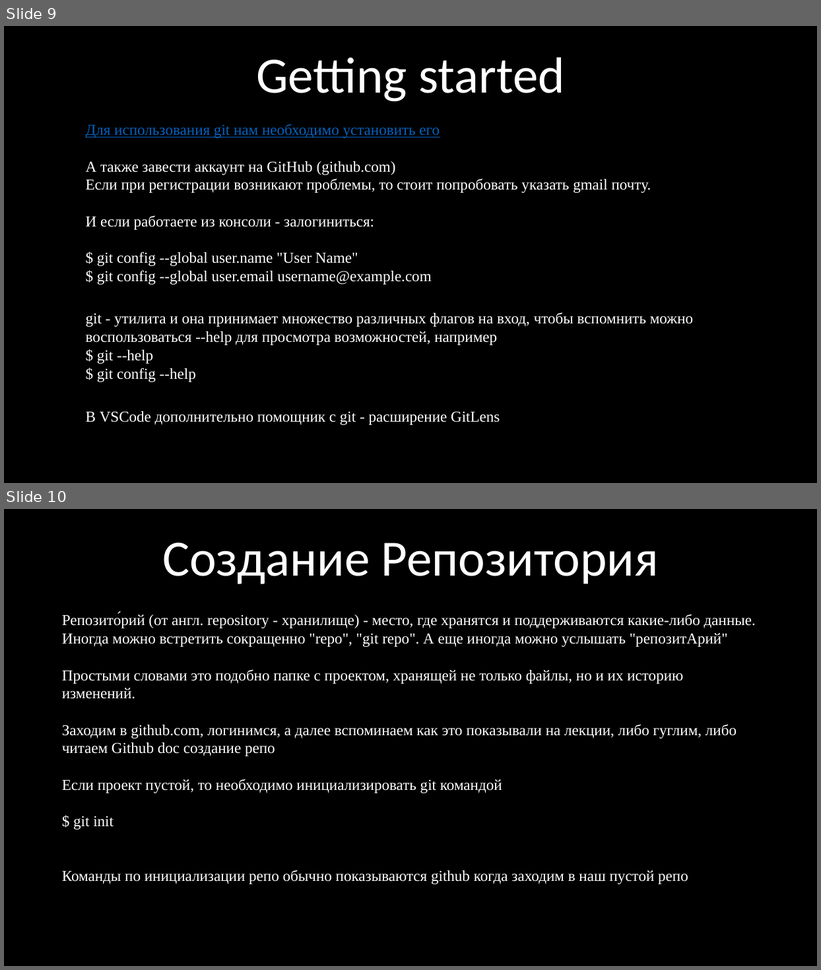
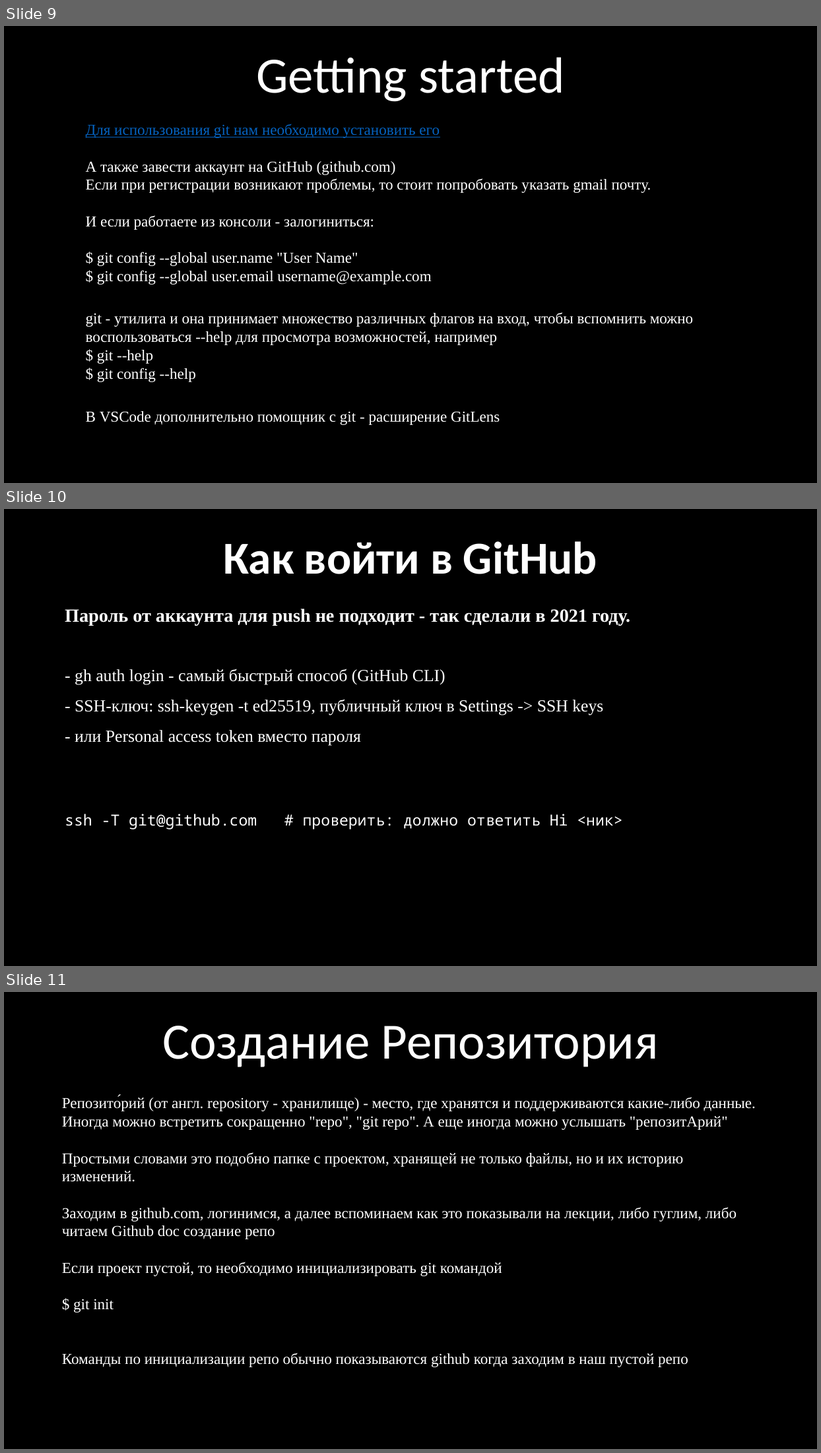
Before and after one commit to kruffka/C-Programming, a slide deck: 9_git/9_git.pptx. Shown one above the other, each under a label of ours: slides 9 and 10 before the commit, slides 9, 10 and 11 after it. The pictures are 821x970 and 821x1453 pixels, drawn with LibreOffice and Linux fonts; fonts in the diff are those of the drawing. Boxes give left, top, right and bottom in pixels: in the first picture for what was removed or moved away, otherwise in the second. Text is boxed around its words. In the diff, an @@ line names an element or a change of style, - is before the commit and + after.

```diff
--- a/9_git/9_git.pptx
+++ b/9_git/9_git.pptx
@@ slide 10 added at (4,509,817,966), background #000000 @@
@@ title added at (223,541,597,574), 54 pt, text #FFFFFF, bold @@
+Как войти в GitHub
@@ text added at (65,609,630,625), 22 pt, text #FFFFFF, bold @@
+Пароль от аккаунта для push не подходит - так сделали в 2021 году.
@@ text added at (75,669,603,746), 20 pt, text #FFFFFF @@
+- gh auth login - самый быстрый способ (GitHub CLI)
+- SSH-ключ: ssh-keygen -t ed25519, публичный ключ в Settings -> SSH keys
+- или Personal access token вместо пароля
@@ text added at (65,814,622,830), 18 pt, text #FFFFFF @@
+ssh -T git@github.com # проверить: должно ответить Hi <ник>
@@ what was slide 10 is now slide 11 @@
```
Also in this commit, not shown: 6 slides changed, 2 other slides added, 1 slide removed, 4 other files.
